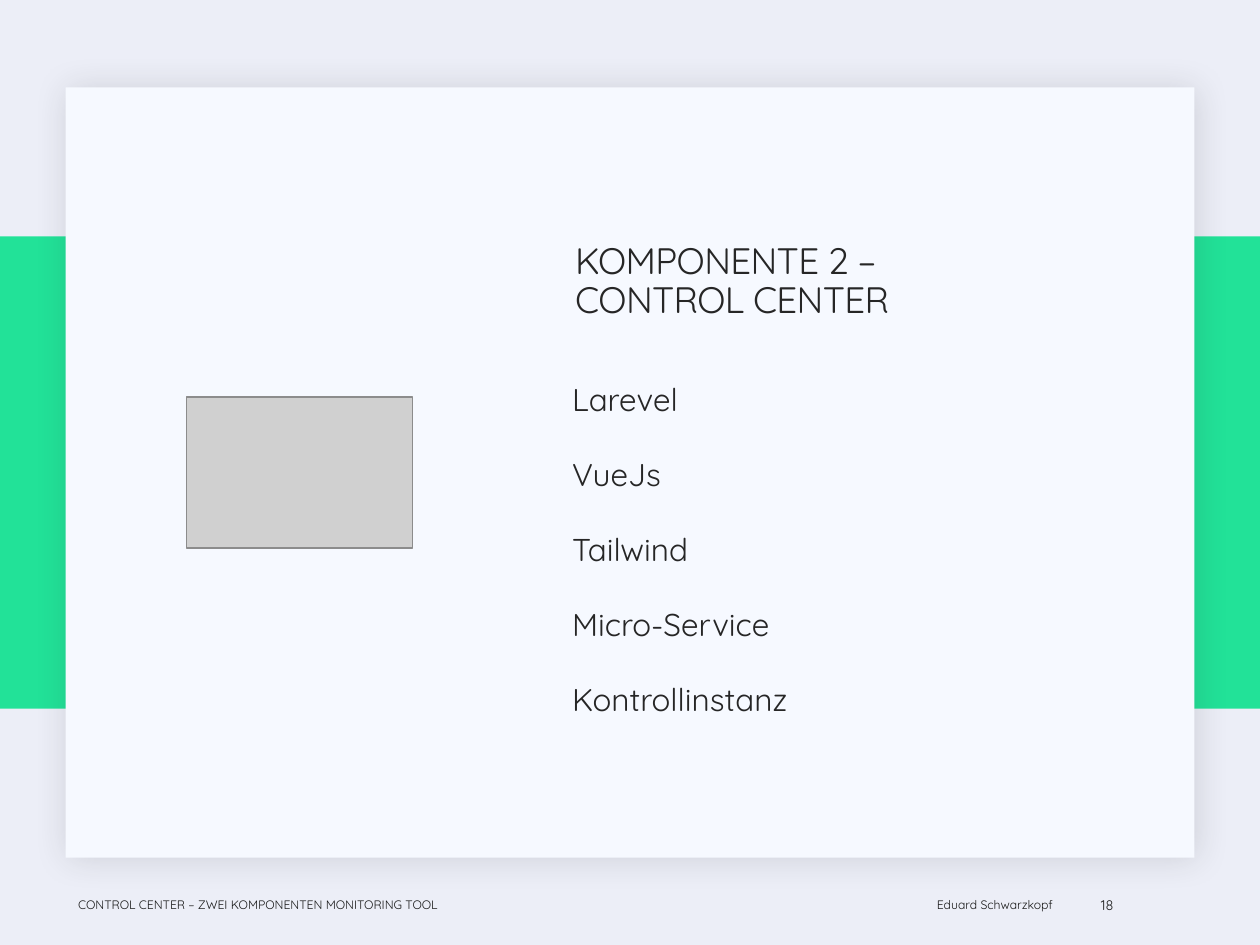
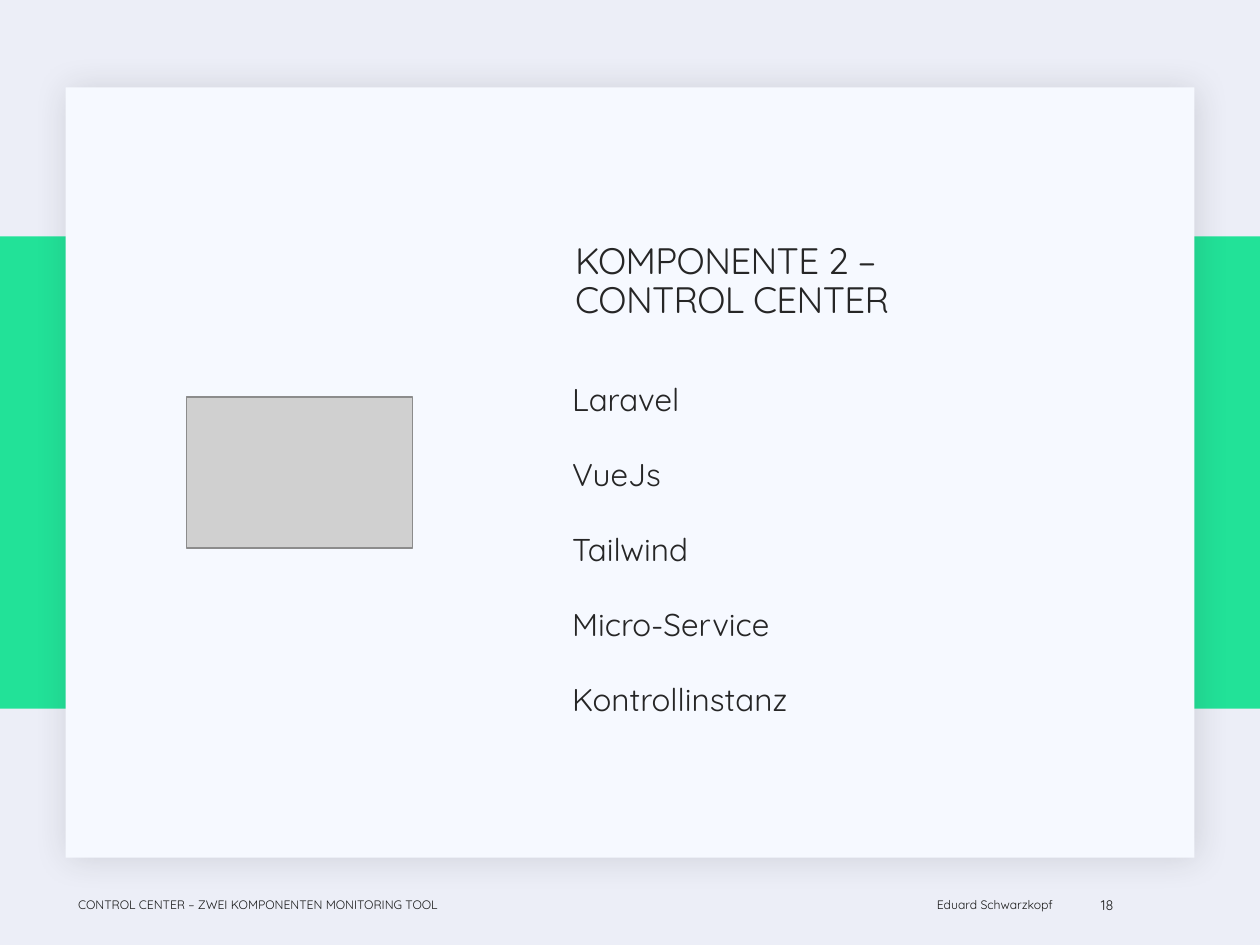
Before and after one commit to EduardSchwarzkopf/Abschlusspr-sentation, a slide deck: slide 18 of Abschluss_präsi.pptx. Drawn at 1260x945 pixels with LibreOffice and Linux fonts; fonts in the diff are those of the drawing; grey boxes stand for pictures; background and template pictures are left out. Boxes give left, top, right and bottom in pixels: in the first picture for what was removed or moved away, otherwise in the second. Text is boxed around its words. In the diff, an @@ line names an element or a change of style, - is before the commit and + after.

```diff
--- a/Abschluss_präsi.pptx
+++ b/Abschluss_präsi.pptx
@@ text at (572, 387, 679, 412): text changed @@
-  Larevel
+  Laravel
```
Also in this commit, not shown: 3 other slides changed.
